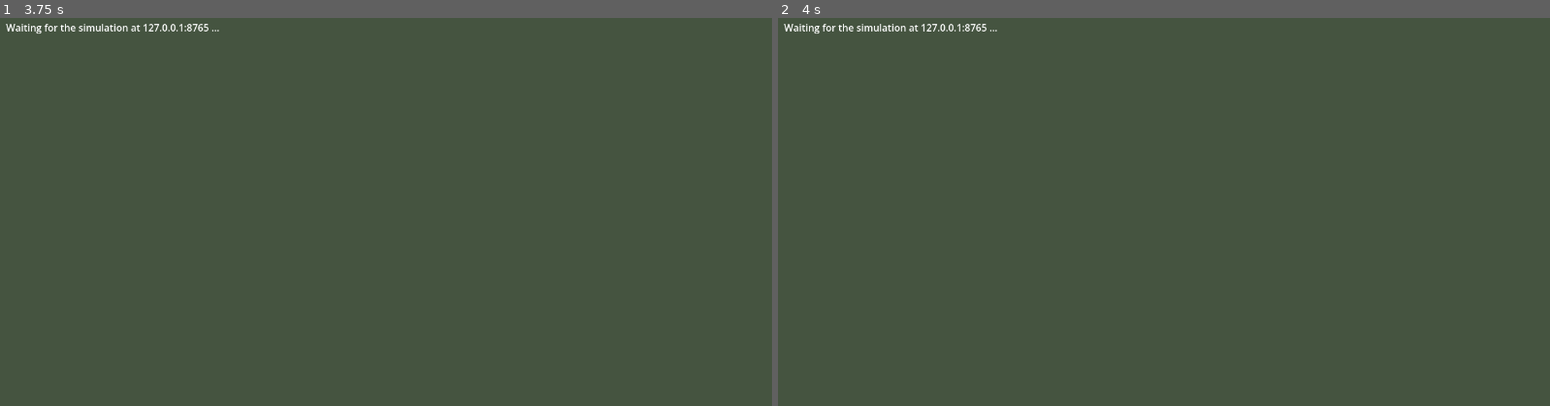
Above: before the commit, frames 1-2 (left to right).
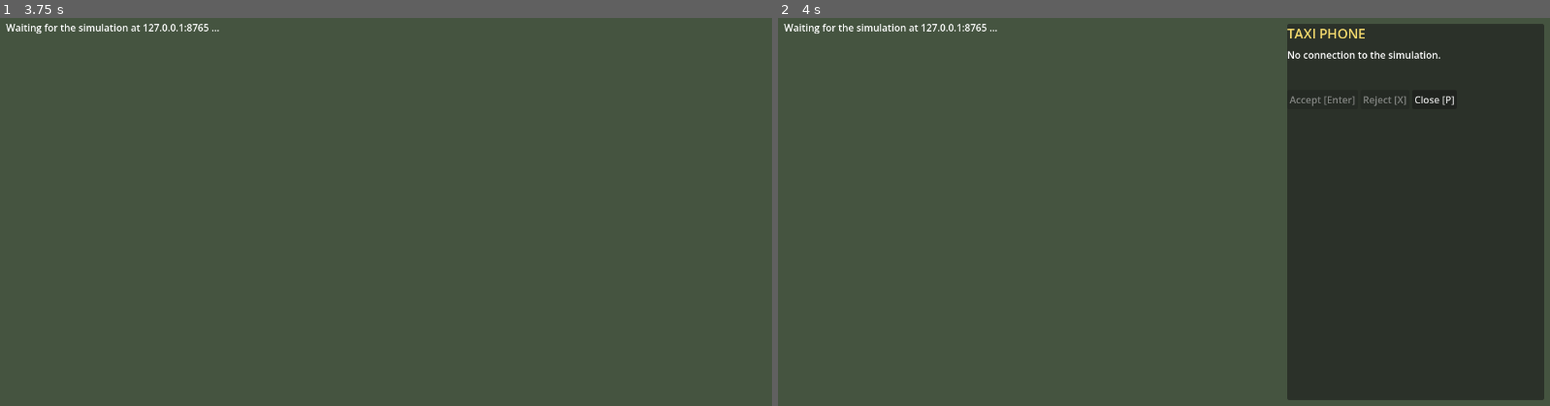
Above: after the commit, the same moments.

Repository: emehtata/roadragetaxi
Game: Godot game, scene res://main.tscn
Two runs of this game, one before a commit and one after it. Both use one fixed random seed, a clock stepped at 60 frames per second and the inputs below.
Inputs:
- Up to frame 1 (3.75 s): tap Enter (phone_accept, bound only after the commit) at 0.5, 0.6, 1.25, 2, 2.75, 3.5 s; hold D 0.53-1.28 s; tap 1 (phone_pick_1, bound only after the commit) at 0.8, 1.35 s; hold S 1.28-2.03 s; tap 2 (phone_pick_2, bound only after the commit) at 1.55, 2.1 s; hold D 2.03-2.78 s; tap 3 (phone_pick_3, bound only after the commit) at 2.3, 2.85 s; hold W 2.78-3.53 s; tap X (phone_reject, bound only after the commit) at 3.05, 3.6 s; hold A from 3.53 s (still down)
- Up to frame 2 (4 s): keep holding A; tap P (phone_toggle, bound only after the commit) at 3.8 s

Frame 1 is identical in both runs. In frame 2, 32% of the frame differs, in the area x 65-100%, y 1-99%.

Commit message:
Godot: phone overlay for the simulation's ride offers and rail bookings
phone.gd (PanelContainer on the right, P/Esc, 1-3, Enter accept, X reject;
InputMap actions, none overlapping driving keys) shows state.phone rows and
their details - no fare is invented, distances/time left come from the
server. Accept/reject go as one request per row (SimClient.send_phone);
phone_result events resolve it, rows vanishing resolve it as gone. Opening
plays ui.phone_open (variation 0, closing 1, as Pygame). Disconnect clears
stale rows and disables actions. The simulation keeps running while it is
open. Selftest drives with the phone open; --phone-wait S accepts a real offer.

Co-Authored-By: Claude Opus 5.5 <noreply@anthropic.com>

Diff:
--- a/godot/audio_manager.gd
+++ b/godot/audio_manager.gd
@@ -82,7 +82,7 @@
 		if group.is_empty():
 			continue
 		var files: Array = group["files"]
-		var variation: int = step.get("variation", _pick_variation(step["group"], files.size()))
+		var variation: int = step.get("variation", event.get("variation", _pick_variation(step["group"], files.size())))
 		var action := {"group": step["group"], "file": files[clampi(variation, 0, files.size() - 1)],
 			"volume": float(step.get("volume", 1.0)), "bus": bus_for(step["group"])}
 		var at = event.get("at")
--- a/godot/hud.gd
+++ b/godot/hud.gd
@@ -60,9 +60,9 @@
 				text["fare"] = who
 	text["notice"] = str(taxi.get("notification_msg", "")) if taxi.get("notification_timer", 0.0) > 0.0 else ""
 	if on_foot:
-		text["hint"] = "F get in the taxi · WASD walk"
+		text["hint"] = "F get in the taxi · WASD walk · P phone"
 	elif not player.get("engine_on", true):
-		text["hint"] = "E start the engine · F get out"
+		text["hint"] = "E start the engine · F get out · P phone"
 	else:
-		text["hint"] = "WASD drive · F get out · E engine · +/- zoom"
+		text["hint"] = "WASD drive · F get out · E engine · P phone · +/- zoom"
 	return text
--- a/godot/main.gd
+++ b/godot/main.gd
@@ -18,6 +18,7 @@
 @onready var audio: AudioManager = $Audio
 @onready var hud: Control = $Ui/Hud
 @onready var debug_label: Label = $Ui/Debug
+@onready var phone: Phone = $Ui/Phone
 
 var _tick := 0
 var _states_received := 0
@@ -36,6 +37,8 @@
 var _screenshot_wait := 6.0
 var _report := {}
 var _fps_samples: Array = []
+var _phone_check := {}  # selftest: what the phone saw and how an accept went
+var _phone_wait := 0.0  # --phone-wait S: after driving, wait up to S s for a real offer and accept it
 var events_presented := 0
 var _audiotest := false
 var override_night := -1.0  # >= 0: presentation override for the audio test (never sent to Python)
@@ -55,6 +58,8 @@
 				entities.buffer.delay = float(args[i + 1]) / 1000.0
 			"--selftest":
 				_selftest = true
+			"--phone-wait":
+				_phone_wait = float(args[i + 1])
 			"--audiotest":
 				_audiotest = true
 			"--screenshot":
@@ -64,6 +69,8 @@
 	sim.chunk_received.connect(func(message: Dictionary): map_layer.add_chunk(message))
 	sim.chunk_unloaded.connect(func(chunk_id: String): map_layer.remove_chunk(chunk_id))
 	sim.connection_changed.connect(_on_connection)
+	phone.sound.connect(func(group: String, variation: int): audio.handle_event({"type": "sound", "group": group, "variation": variation}))
+	phone.request.connect(func(action: String, item_id: String, request_id: int): sim.send_phone(action, item_id, request_id))
 	if _audiotest:
 		var tester: Node = preload("res://audio_test.gd").new()
 		tester.main = self
@@ -75,6 +82,7 @@
 
 func _on_connection(up: bool) -> void:
 	print("simulation ", "connected" if up else "disconnected")
+	phone.set_connected(up)
 	if not up:  # a new connection starts over: header, chunks, states
 		entities.buffer.clear()
 		map_layer.clear()
@@ -156,8 +164,11 @@
 	var player: Dictionary = state["player_pedestrian"] if state.get("on_foot", false) else state["player"]
 	audio.player_at = Vector2(player["x"], player["y"])
 	for event in entities.buffer.take_due_events(entities.now()):
+		events_presented += 1
+		if event.get("type") == "phone_result":
+			phone.handle_result(event)
+			continue
 		audio.handle_event(event)
-		events_presented += 1
 		_recent_events.push_front(event.get("group", event.get("type", "?")))
 	_recent_events.resize(min(_recent_events.size(), 6))
 	var driving: bool = not state.get("on_foot", true) and state["player"].get("engine_on", false)
@@ -170,6 +181,7 @@
 	audio.set_loop("rain", (0.6 if raining else 0.0) if override_rain < 0.0 else override_rain)
 	_train_loop(state)
 	hud.show_state(state)
+	phone.show_phone(state.get("phone", {}))
 	if debug_label.visible:
 		_update_debug(state)
 
@@ -247,11 +259,30 @@
 		_selftest_start = at
 		_selftest_time = 0.0
 		entities.buffer.reset_diagnostics()  # count from here: steady state, not the connect burst
-	send({"throttle": 1.0, "brake": 0.0, "steer_left": 0.0, "steer_right": 0.0, "forward": 0.0, "turn": 0.0, "sprint": false})
+	var waiting_for_offer := _selftest_time > 6.0 and phone.items.is_empty() and _selftest_time < 6.0 + _phone_wait
+	send({"throttle": 0.0 if _selftest_time > 6.0 else 1.0, "brake": 1.0 if _selftest_time > 6.0 else 0.0,
+		"steer_left": 0.0, "steer_right": 0.0, "forward": 0.0, "turn": 0.0, "sprint": false})
 	_fps_samples.append(1.0 / maxf(delta, 0.0001))
+	if not phone.is_open:
+		phone.open()  # the selftest drives with the phone open: it must not get in the way
+	_phone_check["most_rows"] = maxi(_phone_check.get("most_rows", 0), phone.items.size())
+	if waiting_for_offer:
+		return
+	if _selftest_time > 6.0 and not phone.items.is_empty() and not _phone_check.has("asked"):
+		_phone_check["asked"] = phone.selected_id
+		_phone_check["sent"] = phone.accept_selected()
+		phone.handle_result_hook = func(result): _phone_check["result"] = result
+	# An accepted ride offer starts the fare (the phone turns busy); an accepted
+	# rail booking only changes that row's status.
+	var fare_started: bool = phone.busy or str(_phone_check.get("asked", "")).begins_with("booking-")
+	var answered: bool = _phone_check.has("result") and (fare_started or not _phone_check["result"].get("ok", false))
+	if _selftest_time > 6.0 and _phone_check.has("asked") and not answered and _selftest_time < 9.0 + _phone_wait:
+		return  # wait for the simulation's answer
 	if _selftest_time > 6.0:
 		var hud_text: Dictionary = hud.values(state)
-		_report.merge({"ok": at.distance_to(_selftest_start) > 5.0 and map_layer.chunk_count() > 0,
+		var phone_ok: bool = _phone_wait <= 0.0 or (_phone_check.get("result", {}).get("ok", false) and phone.pending.is_empty()
+			and (phone.busy or str(_phone_check.get("asked", "")).begins_with("booking-")))
+		_report.merge({"ok": at.distance_to(_selftest_start) > 5.0 and map_layer.chunk_count() > 0 and phone_ok,
 			"driven_m": at.distance_to(_selftest_start), "states": _states_received,
 			"trains": state["trains"].size(), "npcs": state["npcs"].size(), "pedestrians": state["pedestrians"].size(),
 			"drawn_entities": entities.drawn_entities, "map_chunks": map_layer.chunk_count(),
@@ -264,7 +295,7 @@
 			"fps_mean": _fps_samples.reduce(func(a, b): return a + b, 0.0) / _fps_samples.size(),
 			"sounds_played": audio.played, "engine_loop": audio.loop_playing("engine"), "unhandled_events": audio.unhandled,
 			"static_memory_mib": Performance.get_monitor(Performance.MEMORY_STATIC) / 1048576.0,
-			"player_id": sim.player_id})
+			"player_id": sim.player_id, "phone": _phone_check, "phone_busy_after": phone.busy, "phone_pending_after": phone.pending.size()})
 		_finish(_report)
 
 
--- a/godot/main.tscn
+++ b/godot/main.tscn
@@ -6,6 +6,7 @@
 [ext_resource type="Script" path="res://entity_layer.gd" id="4"]
 [ext_resource type="Script" path="res://audio_manager.gd" id="5"]
 [ext_resource type="Script" path="res://hud.gd" id="6"]
+[ext_resource type="Script" path="res://phone.gd" id="7"]
 
 [node name="Main" type="Node2D"]
 script = ExtResource("1")
@@ -100,6 +101,18 @@
 offset_bottom = -8.0
 horizontal_alignment = 1
 
+[node name="Phone" type="PanelContainer" parent="Ui"]
+anchors_preset = 11
+anchor_left = 1.0
+anchor_right = 1.0
+anchor_bottom = 1.0
+offset_left = -440.0
+offset_top = 50.0
+offset_right = -16.0
+offset_bottom = -50.0
+grow_horizontal = 0
+script = ExtResource("7")
+
 [node name="Debug" type="Label" parent="Ui"]
 visible = false
 offset_left = 10.0
--- /dev/null
+++ b/godot/phone.gd
@@ -0,0 +1,296 @@
+## The driver's phone: an overlay presenting the simulation's phone rows
+## (state "phone": ride offers and rail bookings). The player picks a row and
+## asks to accept or reject it; the simulation decides (a "phone_result"
+## event answers) - this never decides whether an offer exists.
+##
+## Keys (InputMap actions, added here): P open/close, Esc close, 1-3 pick a
+## row, Enter accept, X reject. None of them drive the taxi, and driving
+## keys keep working while the phone is open (the simulation doesn't pause).
+class_name Phone
+extends PanelContainer
+
+signal request(action: String, item_id: String, request_id: int)  # main sends it to the simulation
+signal sound(group: String, variation: int)  # main plays it (ui.phone_open: 0 opens, 1 closes, as Pygame)
+
+const ACTIONS := {
+	"phone_toggle": [KEY_P],
+	"phone_close": [KEY_ESCAPE],
+	"phone_accept": [KEY_ENTER, KEY_KP_ENTER],
+	"phone_reject": [KEY_X],
+	"phone_pick_1": [KEY_1, KEY_KP_1],
+	"phone_pick_2": [KEY_2, KEY_KP_2],
+	"phone_pick_3": [KEY_3, KEY_KP_3],
+}
+const ANSWERABLE := ["AVAILABLE", "PENDING"]  # offer / booking statuses the simulation still takes an answer for
+
+var is_open := false
+var connected := false
+var items: Array = []  # rows of the last state, in the simulation's order
+var busy := false  # a fare is under way: the simulation offers nothing new
+var selected_id := ""
+var pending: Dictionary = {}  # request_id -> {"action", "item_id"}: asked, not yet answered
+var notice := ""  # the last answer worth telling ("no longer available")
+
+var handle_result_hook = null  # selftest: sees each answer
+var _next_request := 1
+var _structure := ""  # what the row buttons were built for
+var _rows: VBoxContainer
+var _status: Label
+var _details: Label
+var _accept: Button
+var _reject: Button
+
+
+func _ready() -> void:
+	for action in ACTIONS:
+		if not InputMap.has_action(action):
+			InputMap.add_action(action)
+			for key in ACTIONS[action]:
+				var event := InputEventKey.new()
+				event.physical_keycode = key
+				InputMap.action_add_event(action, event)
+	visible = false
+	custom_minimum_size = Vector2(420, 0)
+	var box := VBoxContainer.new()
+	box.add_theme_constant_override("separation", 8)
+	add_child(box)
+	var title := Label.new()
+	title.text = "TAXI PHONE"
+	title.add_theme_font_size_override("font_size", 22)
+	title.add_theme_color_override("font_color", Color(0.96, 0.86, 0.43))
+	box.add_child(title)
+	_status = Label.new()
+	_status.autowrap_mode = TextServer.AUTOWRAP_WORD_SMART
+	box.add_child(_status)
+	_rows = VBoxContainer.new()
+	box.add_child(_rows)
+	_details = Label.new()
+	_details.autowrap_mode = TextServer.AUTOWRAP_WORD_SMART
+	box.add_child(_details)
+	var buttons := HBoxContainer.new()
+	box.add_child(buttons)
+	_accept = Button.new()
+	_accept.text = "Accept [Enter]"
+	_accept.pressed.connect(accept_selected)
+	buttons.add_child(_accept)
+	_reject = Button.new()
+	_reject.text = "Reject [X]"
+	_reject.pressed.connect(reject_selected)
+	buttons.add_child(_reject)
+	var close_button := Button.new()
+	close_button.text = "Close [P]"
+	close_button.pressed.connect(close)
+	buttons.add_child(close_button)
+	_refresh()
+
+
+func open() -> void:
+	if is_open:
+		return
+	is_open = true
+	visible = true
+	notice = ""
+	sound.emit("ui.phone_open", 0)
+	_refresh()
+
+
+func close() -> void:
+	if not is_open:
+		return
+	is_open = false
+	visible = false
+	sound.emit("ui.phone_open", 1)
+
+
+func toggle() -> void:
+	if is_open:
+		close()
+	else:
+		open()
+
+
+## The simulation's phone rows from the state on screen (every state; the
+## row buttons are only rebuilt when the rows themselves change).
+func show_phone(phone: Dictionary) -> void:
+	items = phone.get("items", [])
+	busy = phone.get("busy", false)
+	var ids := items.map(func(item): return item["id"])
+	for request_id in pending.keys():  # asked about a row that is gone: the answer can only be "gone"
+		if not ids.has(pending[request_id]["item_id"]):
+			pending.erase(request_id)
+	if not ids.has(selected_id):
+		selected_id = ids[0] if not ids.is_empty() else ""
+	if is_open:
+		_refresh()
+
+
+## The connection to the simulation (SimClient.connection_changed). Without
+## it nothing can be answered, and rows from the old session are stale.
+func set_connected(up: bool) -> void:
+	connected = up
+	if not up:
+		items = []
+		busy = false
+		pending.clear()
+		selected_id = ""
+		notice = ""
+	_refresh()
+
+
+func select(index: int) -> void:
+	if index >= 0 and index < items.size():
+		selected_id = items[index]["id"]
+		_refresh()
+
+
+func selected() -> Dictionary:
+	for item in items:
+		if item["id"] == selected_id:
+			return item
+	return {}
+
+
+func can_answer() -> bool:
+	var item := selected()
+	return connected and not item.is_empty() and item.get("status") in ANSWERABLE and not is_pending(item["id"])
+
+
+func is_pending(item_id: String) -> bool:
+	return pending.values().any(func(asked): return asked["item_id"] == item_id)
+
+
+func accept_selected() -> bool:
+	return _ask("accept")
+
+
+func reject_selected() -> bool:
+	return _ask("reject")
+
+
+func _ask(action: String) -> bool:
+	if not can_answer():
+		return false  # no connection, nothing answerable, or already asked: never a second request
+	var request_id := _next_request
+	_next_request += 1
+	pending[request_id] = {"action": action, "item_id": selected_id}
+	notice = ""
+	request.emit(action, selected_id, request_id)
+	_refresh()
+	return true
+
+
+## The simulation's answer (a "phone_result" event).
+func handle_result(result: Dictionary) -> void:
+	if handle_result_hook != null:
+		handle_result_hook.call(result)
+	var request_id := int(result.get("request_id", -1))  # JSON numbers arrive as floats; pending is keyed by int
+	var asked = pending.get(request_id)
+	pending.erase(request_id)
+	if asked == null:
+		return  # not ours, or already resolved by the row disappearing
+	if result.get("ok", false):
+		if result.get("action") == "accept":
+			close()  # as the Pygame phone: the fare is on, back to driving
+	else:
+		notice = "That request is no longer available." if result.get("reason") == "gone" else "The request could not be answered."
+	_refresh()
+
+
+func _unhandled_input(event: InputEvent) -> void:
+	if not event.is_pressed() or event.is_echo():
+		return
+	var handled := true
+	if event.is_action("phone_toggle"):
+		toggle()
+	elif not is_open:
+		return
+	elif event.is_action("phone_close"):
+		close()
+	elif event.is_action("phone_accept"):
+		accept_selected()
+	elif event.is_action("phone_reject"):
+		reject_selected()
+	else:
+		handled = false
+		for i in 3:
+			if event.is_action("phone_pick_%d" % (i + 1)):
+				select(i)
+				handled = true
+	if handled:
+		get_viewport().set_input_as_handled()
+
+
+func _refresh() -> void:
+	if _rows == null:
+		return
+	var structure := "%s|%s|%s|%s" % [connected, busy, pending.keys(),
+		items.map(func(item): return "%s:%s" % [item["id"], item.get("status", "")])]
+	if structure != _structure:  # rows came, went or changed state: rebuild the (at most 3) row buttons
+		_structure = structure
+		for child in _rows.get_children():
+			_rows.remove_child(child)  # out of the list now, freed after this frame
+			child.queue_free()
+		for i in items.size():
+			var row := Button.new()
+			row.alignment = HORIZONTAL_ALIGNMENT_LEFT
+			row.toggle_mode = true
+			row.pressed.connect(select.bind(i))
+			_rows.add_child(row)
+	for i in min(items.size(), _rows.get_child_count()):  # values and selection: in place, no rebuild
+		var row: Button = _rows.get_child(i)
+		row.text = row_text(i + 1, items[i], is_pending(items[i]["id"]))
+		row.set_pressed_no_signal(items[i]["id"] == selected_id)
+	_status.text = status_text(connected, busy, items, notice)
+	var item := selected()
+	_details.text = details_text(item) if not item.is_empty() else ""
+	_accept.disabled = not can_answer()
+	_reject.disabled = not can_answer()
+
+
+## --- pure text (tested) ---
+
+static func distance_text(metres) -> String:
+	if metres == null:
+		return "unavailable"
+	return "%d m" % metres if metres < 1000 else "%.2f km" % (metres / 1000.0)
+
+
+static func status_text(is_connected: bool, is_busy: bool, rows: Array, last_notice: String) -> String:
+	if not is_connected:
+		return "No connection to the simulation."
+	if last_notice != "":
+		return last_notice
+	if is_busy and rows.is_empty():
+		return "Finish the current fare first."
+	if rows.is_empty():
+		return "No ride requests right now."
+	return "Pick a request (1-3)."
+
+
+static func row_text(number: int, item: Dictionary, waiting: bool) -> String:
+	var who: String = item.get("name", "") if item.get("name", "") != "" else "Customer"
+	var head := "[%d] %s" % [number, who]
+	if item.get("kind") == "booking":
+		head = "[%d] Pre-booked: %s, train %s" % [number, who, item.get("train", "?")]
+	if waiting:
+		return head + " - waiting for answer..."
+	if item.get("status", "") not in ANSWERABLE:
+		return head + " - " + str(item.get("status", "")).to_lower().replace("_", " ")
+	return head
+
+
+static func details_text(item: Dictionary) -> String:
+	var lines: Array = []
+	if item.get("kind") == "booking":
+		lines.append("Pickup: %s station, train arrives %s" % [item.get("pickup", "?"), item.get("arrival", "?")])
+		lines.append("To: %s" % item.get("dropoff", "?"))
+		lines.append("Pre-booking fee: +%.2f €" % (item["surcharge_cents"] / 100.0) if item.has("surcharge_cents") else "Pre-booking fee: unavailable")
+		lines.append("Status: %s" % str(item.get("status", "?")).to_lower().replace("_", " "))
+	else:
+		lines.append("Pickup: %s" % item.get("pickup", "?"))
+		lines.append("To: %s" % item.get("dropoff", "?"))
+		lines.append("To the customer: %s · Trip: %s" % [distance_text(item.get("pickup_distance_m")), distance_text(item.get("trip_distance_m"))])
+		lines.append("Fare: unavailable until the ride (taximeter)")
+		if item.has("time_remaining_s"):
+			lines.append("Request expires in %d s" % ceili(item["time_remaining_s"]))
+	return "\n".join(lines)
--- a/godot/sim_client.gd
+++ b/godot/sim_client.gd
@@ -24,6 +24,7 @@
 var _buffer := PackedByteArray()
 var _retry_in := 0.0
 var _seq := 0
+var _last_command: Dictionary = {}
 
 
 func _process(delta: float) -> void:
@@ -85,11 +86,26 @@
 
 ## A player command: the simulation validates and applies it.
 func send_command(command: Dictionary) -> void:
+	_last_command = command
 	if not connected:
 		return
 	_seq += 1
 	_peer.put_data(command_line(command, _seq, player_id).to_utf8_buffer())
 
 
-static func command_line(command: Dictionary, seq: int, player: String) -> String:
-	return JSON.stringify({"type": "command", "version": PROTOCOL_VERSION, "seq": seq, "player_id": player, "command": command}) + "\n"
+## A phone answer, riding on a command with the current controls (the
+## simulation applies it once). False without a connection.
+func send_phone(action: String, item_id: String, request_id: int) -> bool:
+	if not connected:
+		return false
+	_seq += 1
+	var phone := {"action": action, "item_id": item_id, "request_id": request_id}
+	_peer.put_data(command_line(_last_command, _seq, player_id, phone).to_utf8_buffer())
+	return true
+
+
+static func command_line(command: Dictionary, seq: int, player: String, phone: Dictionary = {}) -> String:
+	var message := {"type": "command", "version": PROTOCOL_VERSION, "seq": seq, "player_id": player, "command": command}
+	if not phone.is_empty():
+		message["phone"] = phone
+	return JSON.stringify(message) + "\n"
Not shown: 1 places in godot/main.tscn that only renumber resources
Not shown, added: godot/phone.gd.uid
